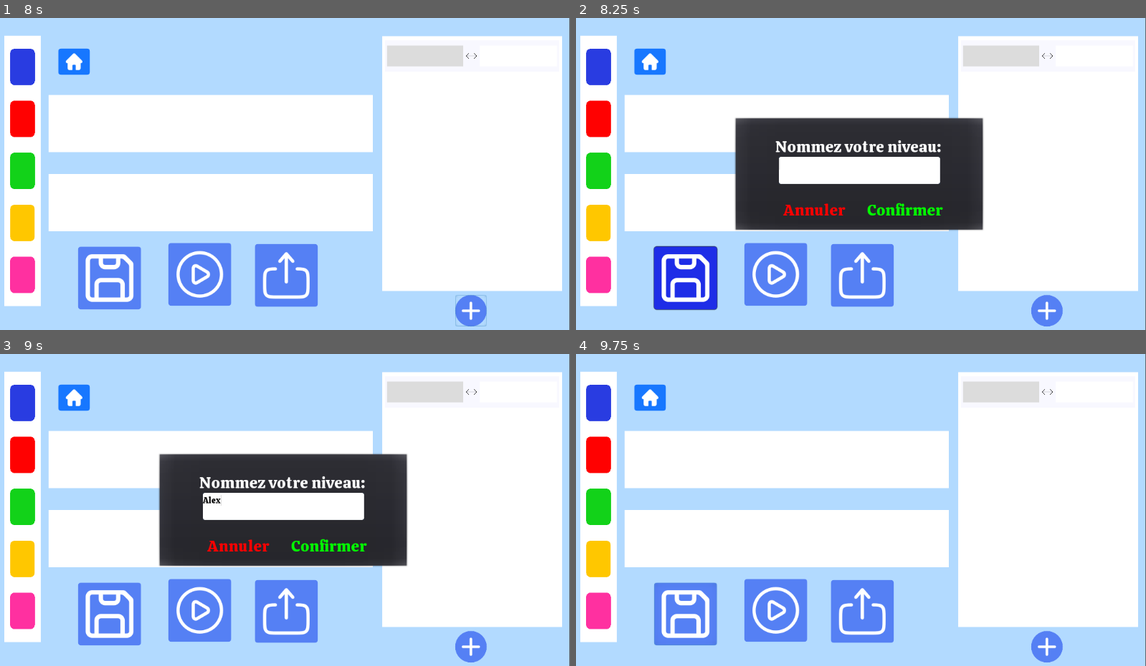
Above: before the commit, frames 1-4 (two rows, left to right).
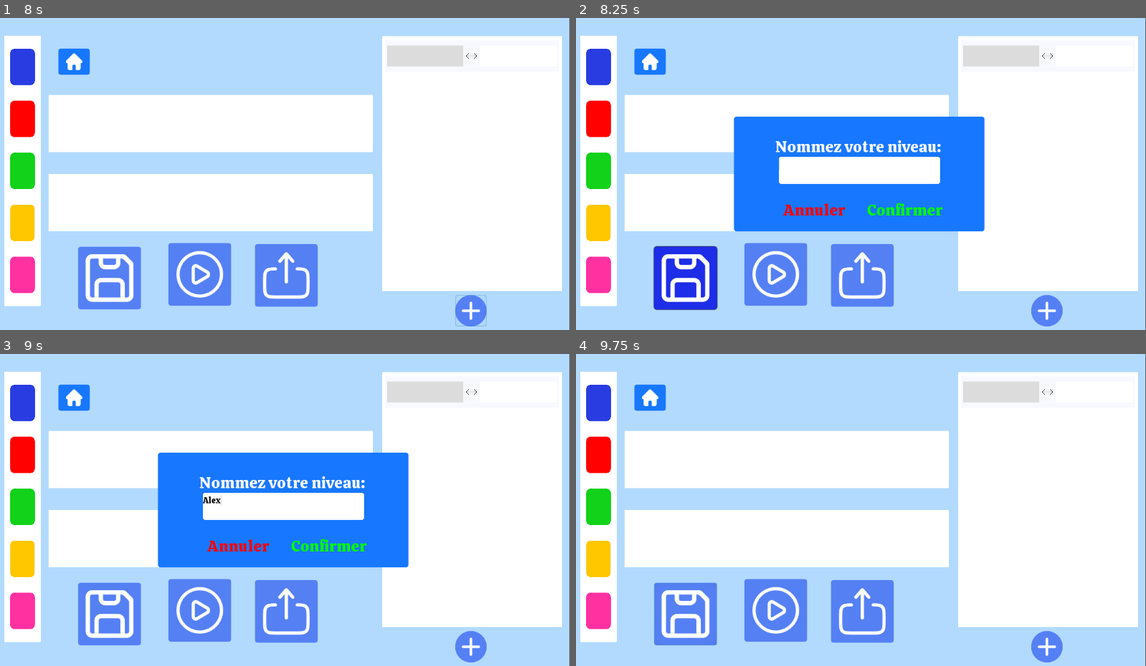
Above: after the commit, the same moments.

Repository: Pertatis/ProjetDomino
Game: Godot game, scene res://Scenes/Menus/MainMenu.tscn
The game is run twice, just before and just after one commit, with the same random seed, the same clock (stepped at 60 frames per second) and the same inputs.
Inputs (mouse positions are in pixels of both pictures, inside the frame that each line leads up to):
- Up to frame 1 (8 s): click "Mode Édition" at 0.5 s; click (285, 273) at 1.25 s; click (473, 311) at 2 s; click (108, 276) at 2.75 s; click (199, 273) at 3.5 s; click (370, 152) at 4.27 s; click (165, 124) at 5 s; click (473, 311) at 5.75 s; click (473, 55) at 6.5 s; click (473, 55) at 7.25 s
- Up to frame 2 (8.25 s): click (684, 276) at 8 s
- Up to frame 3 (9 s): click (285, 506) at 8.77 s; type "Alex" at 8.85 s
- Up to frame 4 (9.75 s): click "Confirmer" at 9.5 s

Frame 1 is identical in both runs. In frame 2, 13% of the frame differs, in the area x 27-72%, y 31-69%; in frame 3, 13%; in frame 4, nothing differs.

Commit message:
fixed bug with load

Diff:
--- a/Scenes/Edition.gd
+++ b/Scenes/Edition.gd
@@ -206,53 +206,6 @@
 func _on_BCharger_pressed():
 
 	$LoadMenu.popup_centered()
-
-
-	if test != null:
-		var instance
-		supprimer_tout()
-		#Ajoute la base
-		for domino in test["Base"]:
-			instance = Global.get_domino(self,domino)
-			instance.position = $"%BasePoint".position + (Vector2.RIGHT * distance_domino * ($"%PanelBase".get_child_count() - 1))
-			$"%PanelBase".add_child(instance)
-			base_dominos.append(Global.get_color(instance.filename))
-
-		#Ajoute l'objectif
-		for domino in test["Obj"]:
-			instance = Global.get_domino(self,domino)
-			instance.position = $"%ObjectifPoint".position + (Vector2.RIGHT * distance_domino * ($"%PanelObjectif".get_child_count() - 1))
-			$"%PanelObjectif".add_child(instance)
-			objectif_dominos.append(Global.get_color(instance.filename))
-
-		#Ajoute les regles
-
-		# Chaque regle
-		for regle in test["Reg"]:
-			#Instancie la scène de la regle (signaux + position)
-			var instance_regle = regle_inst.instance()
-			instance_regle.position = $"%ReglePoint".position + (Vector2.DOWN * 60 * ($"%PanelRegles".get_child_count() - 1))
-			instance_regle.connect("regle_activer",self,"regle_activer_handle")
-			instance_regle.connect("regle_supprimer",self,"regle_supprimer_handle")
-			instance_regle.connect("regle_supp_domino",self,"regle_supp_domino_handle")
-			#recupère les enfants de la scene pour avoir coté droit et gauche
-			var sous_regle = instance_regle.get_children()[0].get_children()
-			#cote gauche
-			for domino in regle[0]:
-				instance = Global.get_domino(self,domino)
-				instance.position = sous_regle[1].get_children()[1].position + (Vector2.RIGHT * 10 * (sous_regle[1].get_child_count() - 2))
-				instance.scale = Vector2(0.15,0.15)
-				sous_regle[1].add_child(instance)
-				instance_regle.cote_gauche.append(Global.get_color(instance.filename))
-			#cote droit
-			for domino in regle[1]:
-				instance = Global.get_domino(self,domino)
-				instance.position = sous_regle[3].get_children()[1].position + (Vector2.RIGHT * 10 * (sous_regle[3].get_child_count() - 2))
-				instance.scale = Vector2(0.15,0.15)
-				sous_regle[3].add_child(instance)
-				instance_regle.cote_droit.append(Global.get_color(instance.filename))
-
-			$"%PanelRegles".add_child(instance_regle)
 
 # --------- Signal handler delete domino ---------
 func supp_domino_handle(id, parent):
--- a/Scenes/Edition.tscn
+++ b/Scenes/Edition.tscn
@@ -71,12 +71,12 @@
 corner_radius_bottom_right = 5
 corner_radius_bottom_left = 5
 
-[sub_resource type="StyleBoxFlat" id=9]
+[sub_resource type="StyleBoxFlat" id=15]
 bg_color = Color( 0.0901961, 0.466667, 1, 1 )
-corner_radius_top_left = 10
-corner_radius_top_right = 10
-corner_radius_bottom_right = 10
-corner_radius_bottom_left = 10
+corner_radius_top_left = 5
+corner_radius_top_right = 5
+corner_radius_bottom_right = 5
+corner_radius_bottom_left = 5
 
 [sub_resource type="DynamicFontData" id=14]
 font_path = "res://font.ttf"
@@ -250,17 +250,19 @@
 icon_align = 1
 
 [node name="LoadMenu" parent="." instance=ExtResource( 13 )]
+visible = true
 margin_left = 223.104
 margin_top = 162.0
 margin_right = 232.064
 margin_bottom = 162.0
 
 [node name="PopupDialog" type="PopupDialog" parent="."]
+visible = true
 margin_left = 228.0
 margin_top = 162.0
 margin_right = 708.0
 margin_bottom = 382.0
-custom_styles/panel = SubResource( 9 )
+custom_styles/panel = SubResource( 15 )
 popup_exclusive = true
 
 [node name="TextEdit" type="TextEdit" parent="PopupDialog"]
Not shown: 1 places in Scenes/Edition.tscn that only renumber resources
